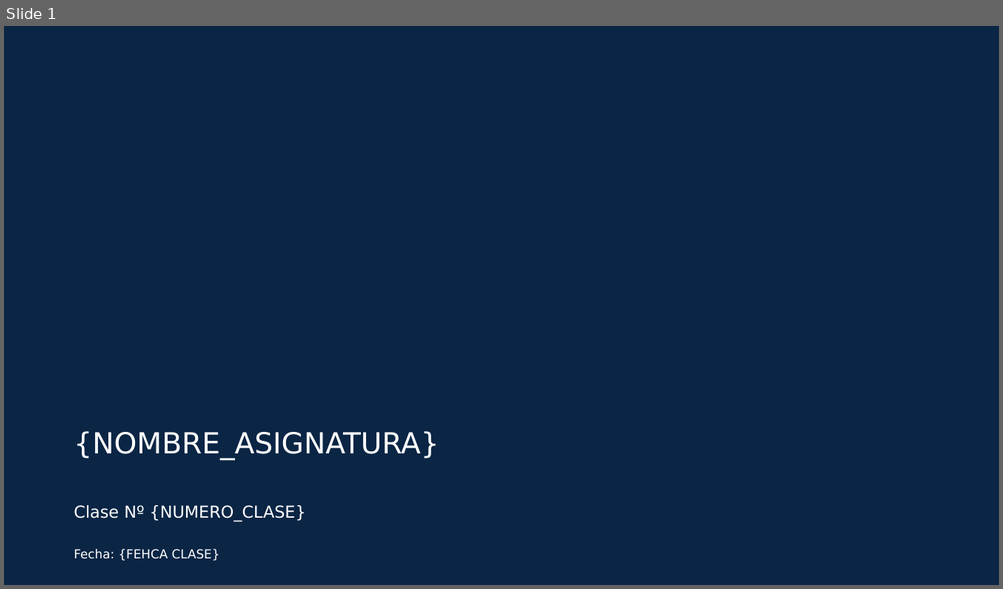
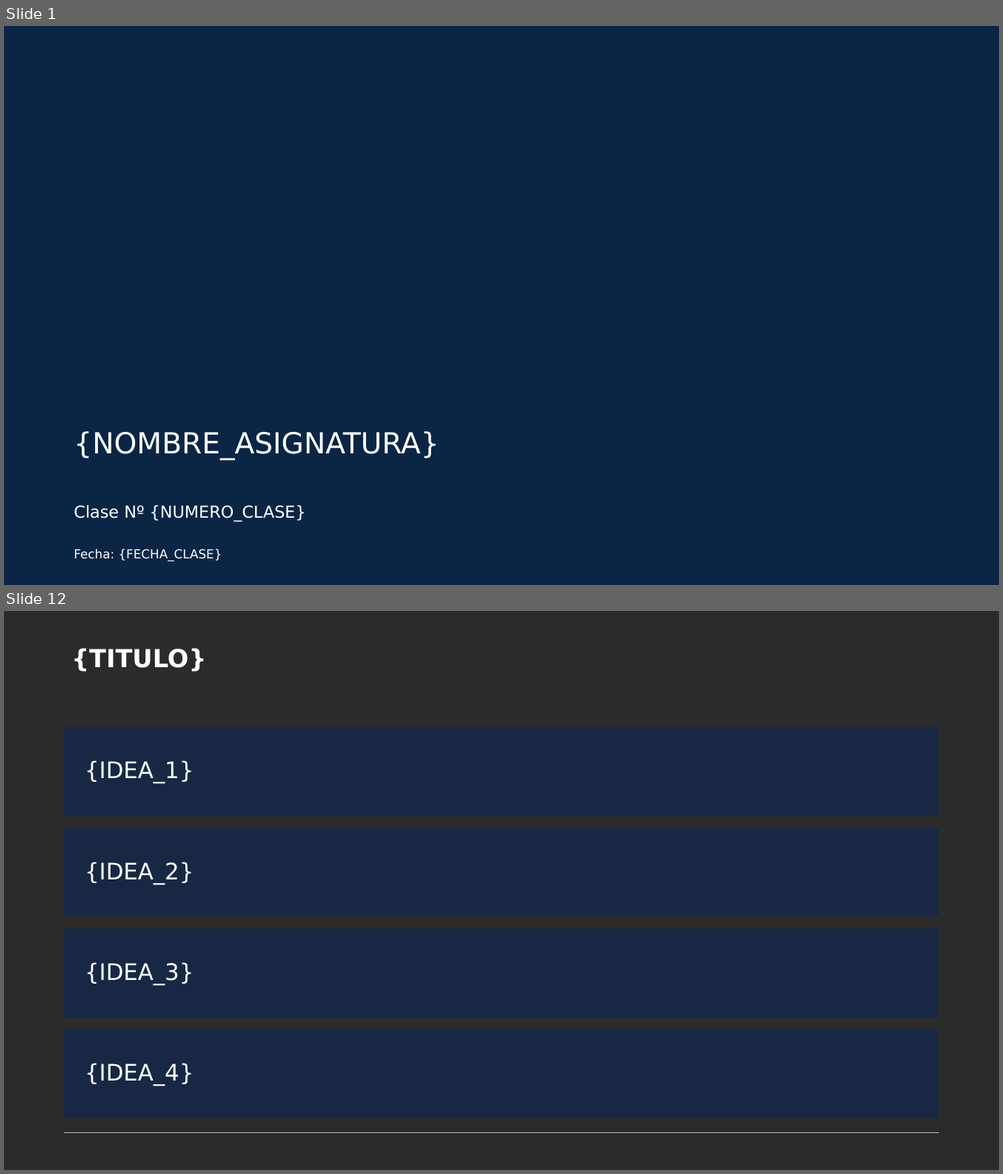
Before and after one commit to andystefano/semestra, a slide deck: resources/plantillas/Clase_Clase.pptx. Shown one above the other, each under a label of ours: slide 1 before the commit, slides 1 and 12 after it; the slides between them are not shown. The pictures are 1003x589 and 1003x1174 pixels, drawn with LibreOffice and Linux fonts; fonts in the diff are those of the drawing; background and template pictures are left out; a plain dark background stands for a picture behind light text. Boxes give left, top, right and bottom in pixels: in the first picture for what was removed or moved away, otherwise in the second. Text is boxed around its words. In the diff, an @@ line names an element or a change of style, - is before the commit and + after.

```diff
--- a/resources/plantillas/Clase_Clase.pptx
+++ b/resources/plantillas/Clase_Clase.pptx
@@ slide 12 added at box(4, 611, 999, 1170), background picture (left out) @@
@@ text added at box(71, 648, 206, 672), 24 pt, text #FFFFFF, bold @@
+{TITULO}
@@ rectangle added at box(65, 727, 939, 816), fill #182844, 22 pt, text #FFFFFF @@
+{IDEA_1}
@@ rectangle added at box(65, 828, 939, 917), fill #182844, 22 pt, text #FFFFFF @@
+{IDEA_2}
@@ rectangle added at box(65, 929, 939, 1017), fill #182844, 22 pt, text #FFFFFF @@
+{IDEA_3}
@@ rectangle added at box(65, 1030, 939, 1119), fill #182844, 22 pt, text #FFFFFF @@
+{IDEA_4}
@@ line added from (65, 1133) to (939, 1133), #BFBFBF 0.75 pt @@
@@ slide 1 changed as well @@
@@ text at box(74, 549, 222, 562): text changed @@
-Fecha: {FEHCA CLASE}
+Fecha: {FECHA_CLASE}
```
Also in this commit, not shown: 72 other slides added, 1 slide removed, 9 other files.
